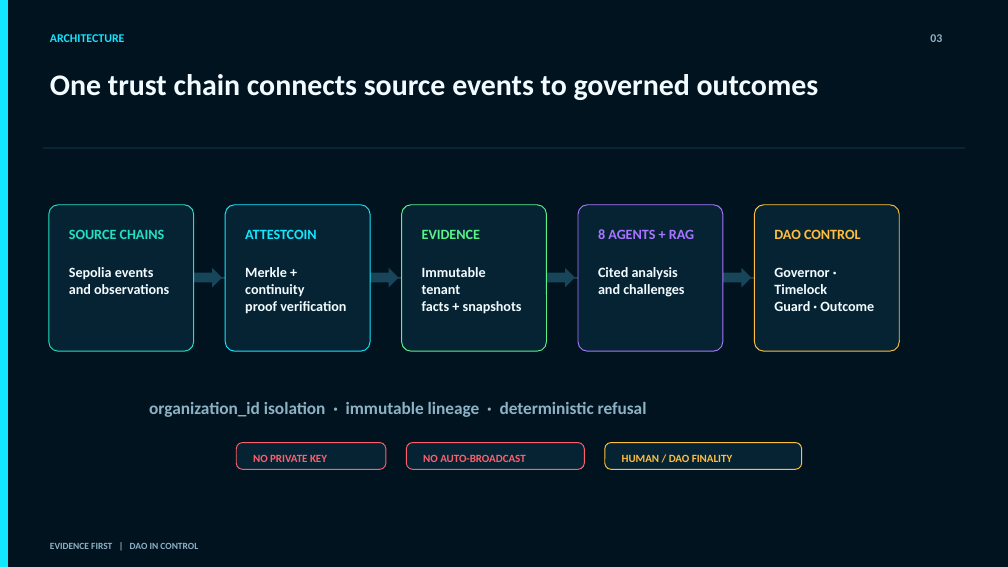
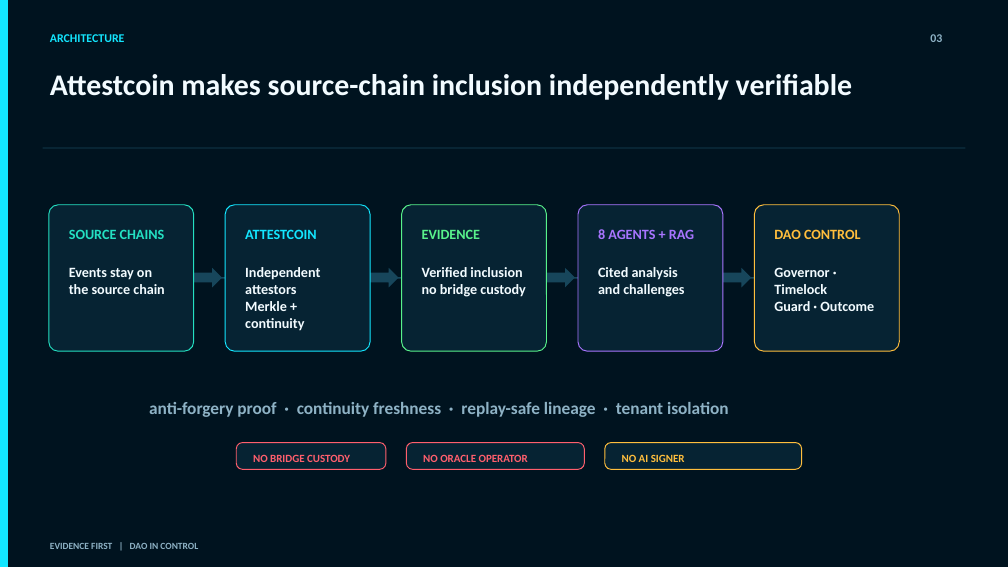
Before and after one commit to vivayang911/AEOS, a slide deck: slide 3 of docs/submission/aeos-buidl-ctc-2026-fall.pptx. Drawn at 1008x567 pixels with LibreOffice and Linux fonts; fonts in the diff are those of the drawing. Boxes give left, top, right and bottom in pixels: in the first picture for what was removed or moved away, otherwise in the second. Text is boxed around its words. In the diff, an @@ line names an element or a change of style, - is before the commit and + after.

```diff
--- a/docs/submission/aeos-buidl-ctc-2026-fall.pptx
+++ b/docs/submission/aeos-buidl-ctc-2026-fall.pptx
@@ text at [50,74,852,100]: text changed @@
-One trust chain connects source events to governed outcomes
+Attestcoin makes source-chain inclusion independently verifiable
@@ text at [69,267,164,294]: text changed @@
-Sepolia events
-and observations
+Events stay on
+the source chain
@@ text at [245,267,320,294]: paragraph added @@
+Independent attestors
@@ text at [422,267,526,297]: text changed @@
-Immutable tenant
-facts + snapshots
+Verified inclusion
+no bridge custody
@@ text at [245,301,346,314]: paragraph removed @@
-proof verification
@@ text at [149,402,729,417]: text changed @@
-organization_id isolation · immutable lineage · deterministic refusal
+anti-forgery proof · continuity freshness · replay-safe lineage · tenant isolation
@@ text at [253,454,350,462]: text changed @@
-NO PRIVATE KEY
+NO BRIDGE CUSTODY
@@ text at [423,454,528,462]: text changed @@
-NO AUTO-BROADCAST
+NO ORACLE OPERATOR
@@ text at [622,454,685,462]: text changed @@
-HUMAN / DAO FINALITY
+NO AI SIGNER
```
Also in this commit, not shown: 3 other slides changed, 9 other files.
